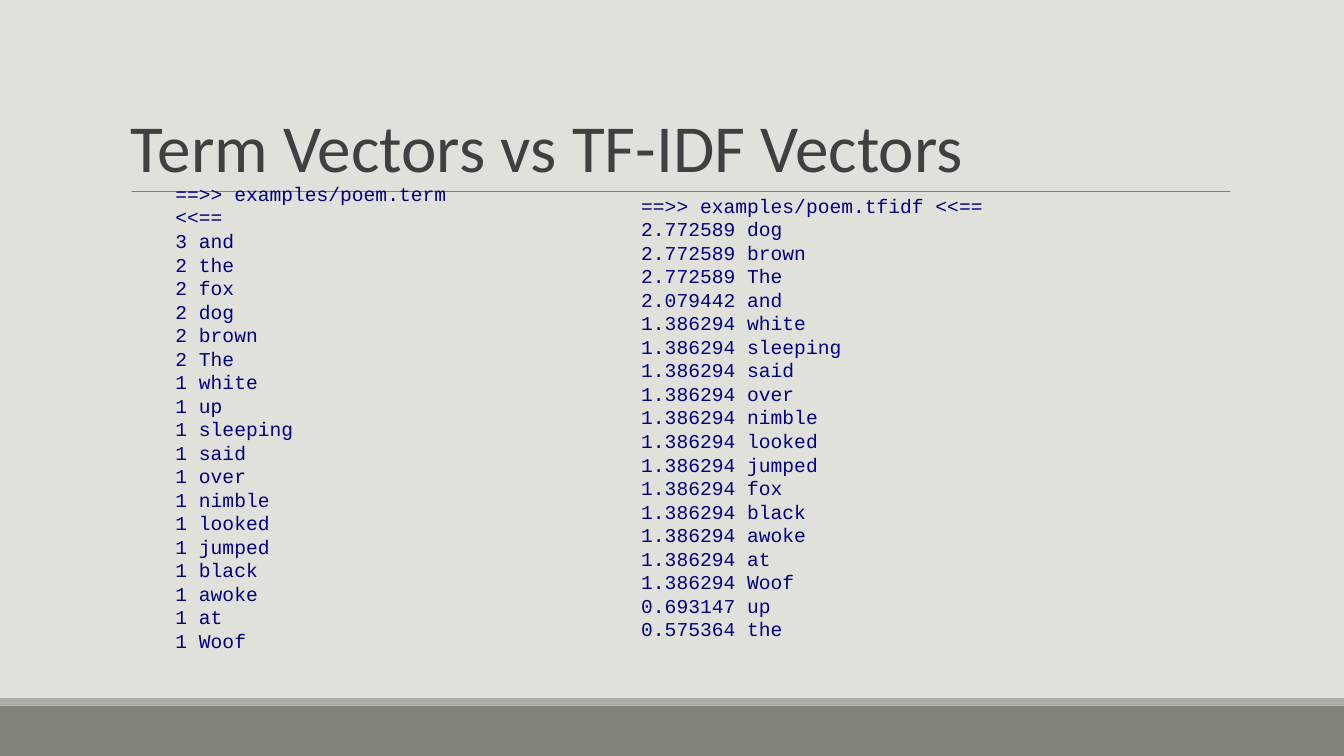
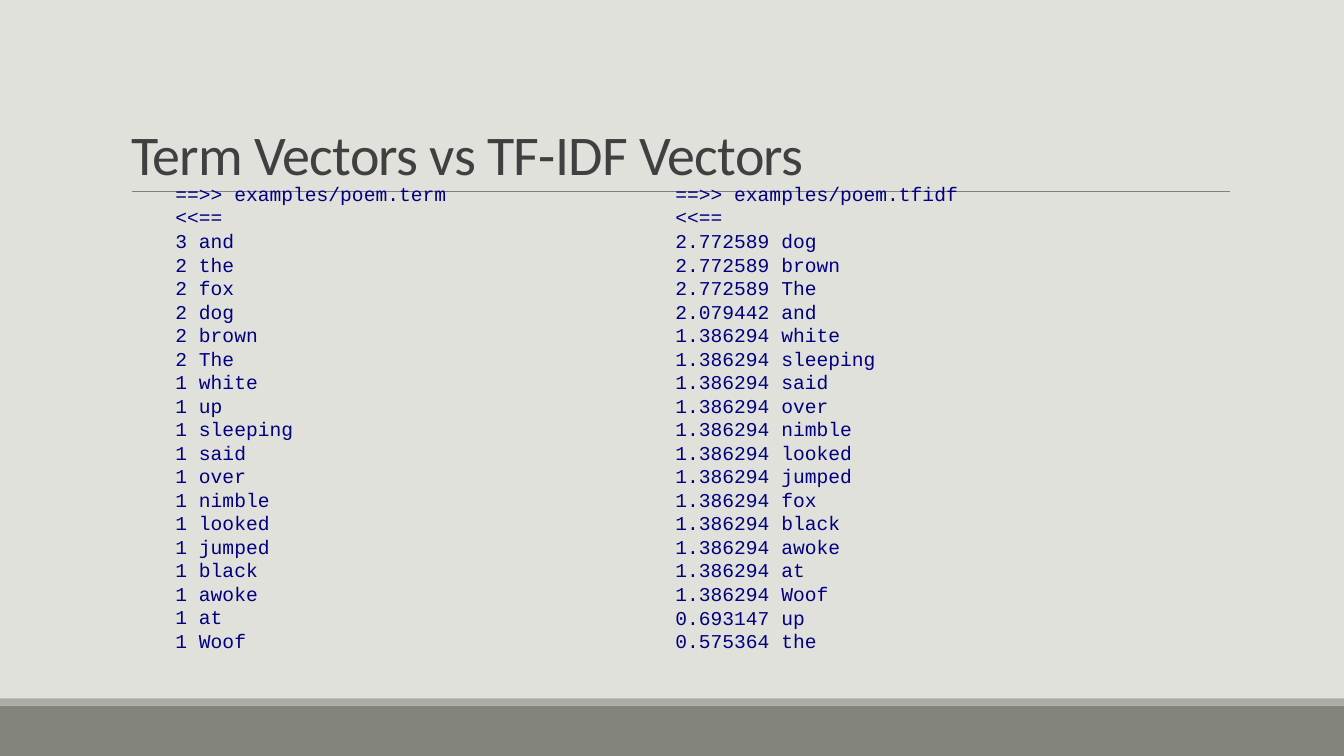
Before and after one commit to bmtober/ec4747-alt, a slide deck: slide 25 of presentation/EC4747Presentation.pptx (slide 22 before the commit). Drawn at 1344x756 pixels with LibreOffice and Linux fonts; fonts in the diff are those of the drawing. Boxes give left, top, right and bottom in pixels: in the first picture for what was removed or moved away, otherwise in the second. Text is boxed around its words. In the diff, an @@ line names an element or a change of style, - is before the commit and + after.

```diff
--- a/presentation/EC4747Presentation.pptx
+++ b/presentation/EC4747Presentation.pptx
@@ title "Term Vectors vs TF-IDF Vectors" at (x1=131, y1=139, x2=803, y2=188): size 48 to 40 pt, letter spacing 0 to -0.5 pt @@
@@ line (132, 192) - (1231, 192): stroke #808080 0.51 pt to #808080 0.5 pt @@
@@ text "==>> examples/poem.tfidf <<==" rewrapped from (x1=641, y1=199, x2=924, y2=636) to (x1=675, y1=187, x2=958, y2=648) @@
```
Also in this commit, not shown: 32 other slides changed, 8 slides added, 7 slides removed, 1 other file.
